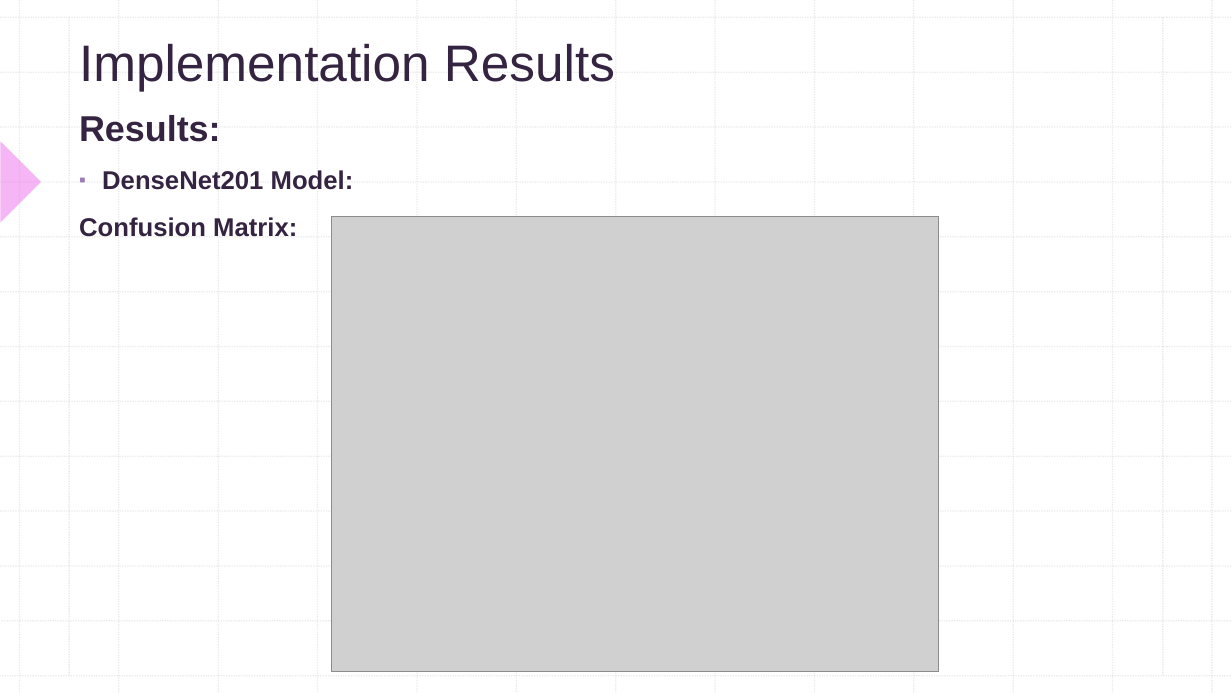
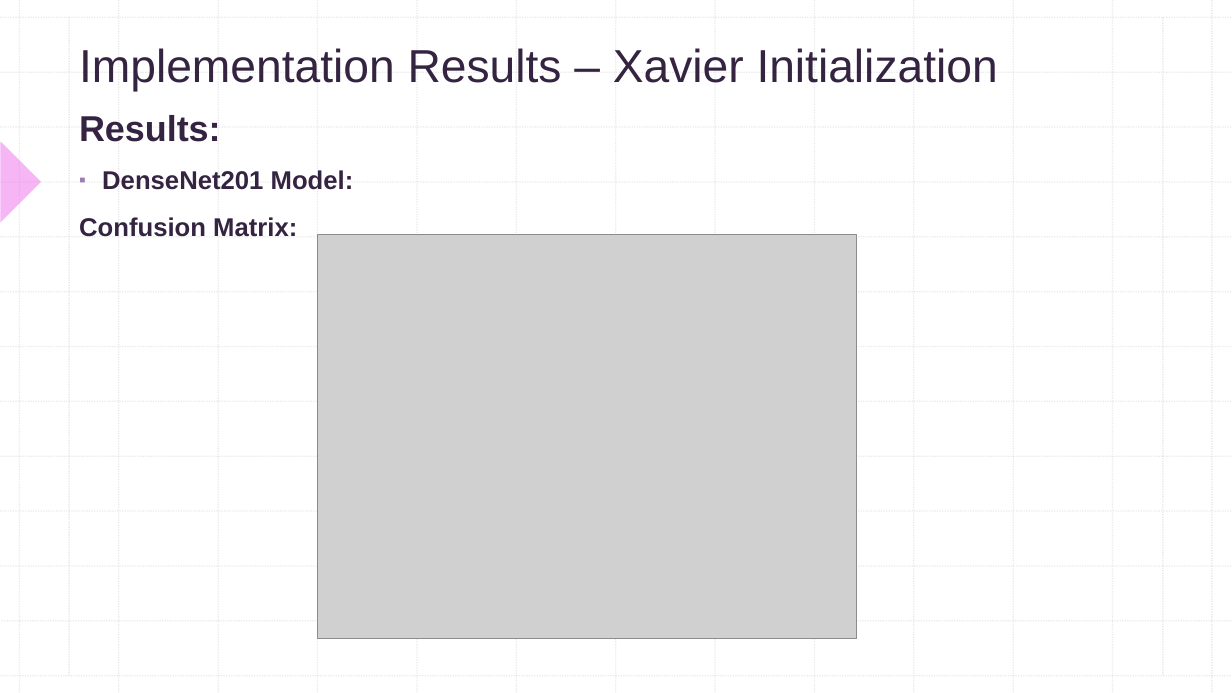
Before and after one commit to SaiNikhil26/PJT1-FL, a slide deck: slide 18 of Documents/PJT-1 Review-2.pptx. Drawn at 1232x693 pixels with LibreOffice and Linux fonts; fonts in the diff are those of the drawing; grey boxes stand for pictures. Boxes give left, top, right and bottom in pixels: in the first picture for what was removed or moved away, otherwise in the second. Text is boxed around its words. In the diff, an @@ line names an element or a change of style, - is before the commit and + after.

Commit message:
Added extra results

```diff
--- a/Documents/PJT-1 Review-2.pptx
+++ b/Documents/PJT-1 Review-2.pptx
@@ title at [79, 48, 998, 92]: text changed; size 40 to 36 pt @@
-Implementation Results
+Implementation Results – Xavier Initialization
@@ picture: place and size @@
-picture at [332, 216, 939, 672]
+picture at [318, 235, 857, 639]
```
Also in this commit, not shown: 3 other slides changed, 11 slides added, 1 slide removed, 27 other files.
